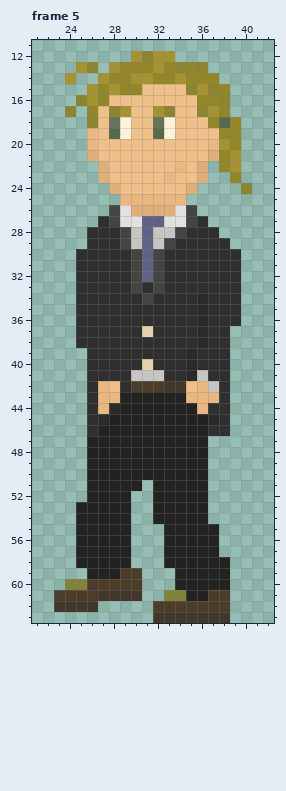
Two states of a pixel-art file, Assets/art/MainCharacters/AandR/AnRWalkL.aseprite. Above, as it was before the edit.
64x64 pixels, 5 frames. Colours within 5 levels of each other are drawn and written as one. Shown: frame 5: x 21..42, y 11..63. The commit also changed other frames, which this record leaves out.
The result:
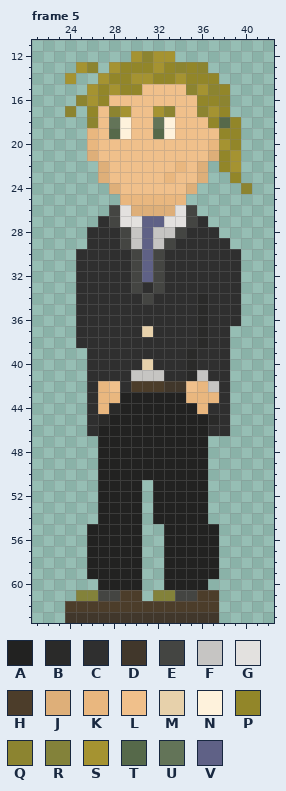
Palette (. is transparent): A #222221  B #2a2a29  C #2f2f2f  D #41372b  E #444542  F #c6c5c3  G #e3e1df  H #4c3d2a  J #deaf79  K #e9b77f  L #f0c08b  M #e7d1ab  N #fef2dc  P #928629  Q #8c8430  R #83823a  S #a59331  T #56694a  U #637458  V #5f6186
Difference:
Changed rows in their new state; - is an unchanged pixel.
Frame 5:
first column x 23:
47 ---.------------
48 ---.------------
49 ---.------------
50 ---.------------
51 ---.------------
52 ---.---A--------
53 --..---A--------
54 --..---A--------
55 --.----A--------
56 --.----A--------
57 --.----A--------
58 --.----A-------.
59 ------AA--A----.
60 -...AAAA--A---..
61 ..RREEHH-R-EEH-.
62 .HHHHHHHH------.
63 -DDDDDDDD------.
Pixel boxes of the changes (left, top, right, bottom) in both pictures:
changed: (54, 436, 230, 623)
